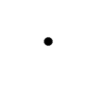
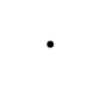
Layer changes from the first 100 x 86 image to the second:
painted on "hex.jpg" over [43, 36, 55, 49]
